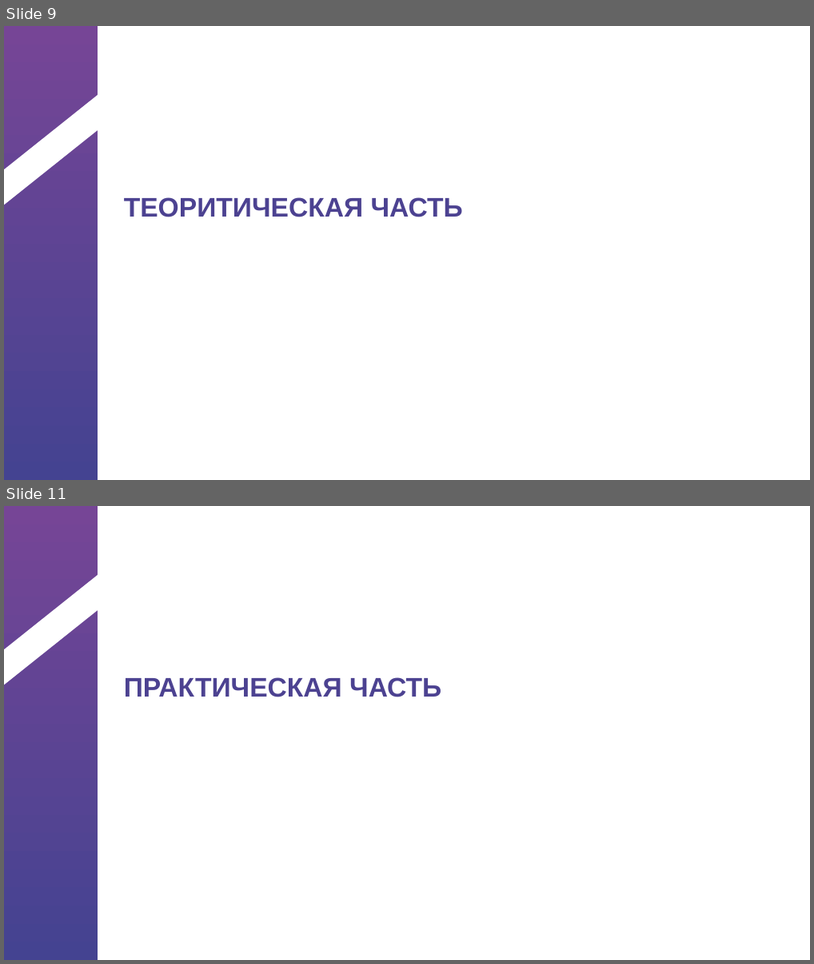
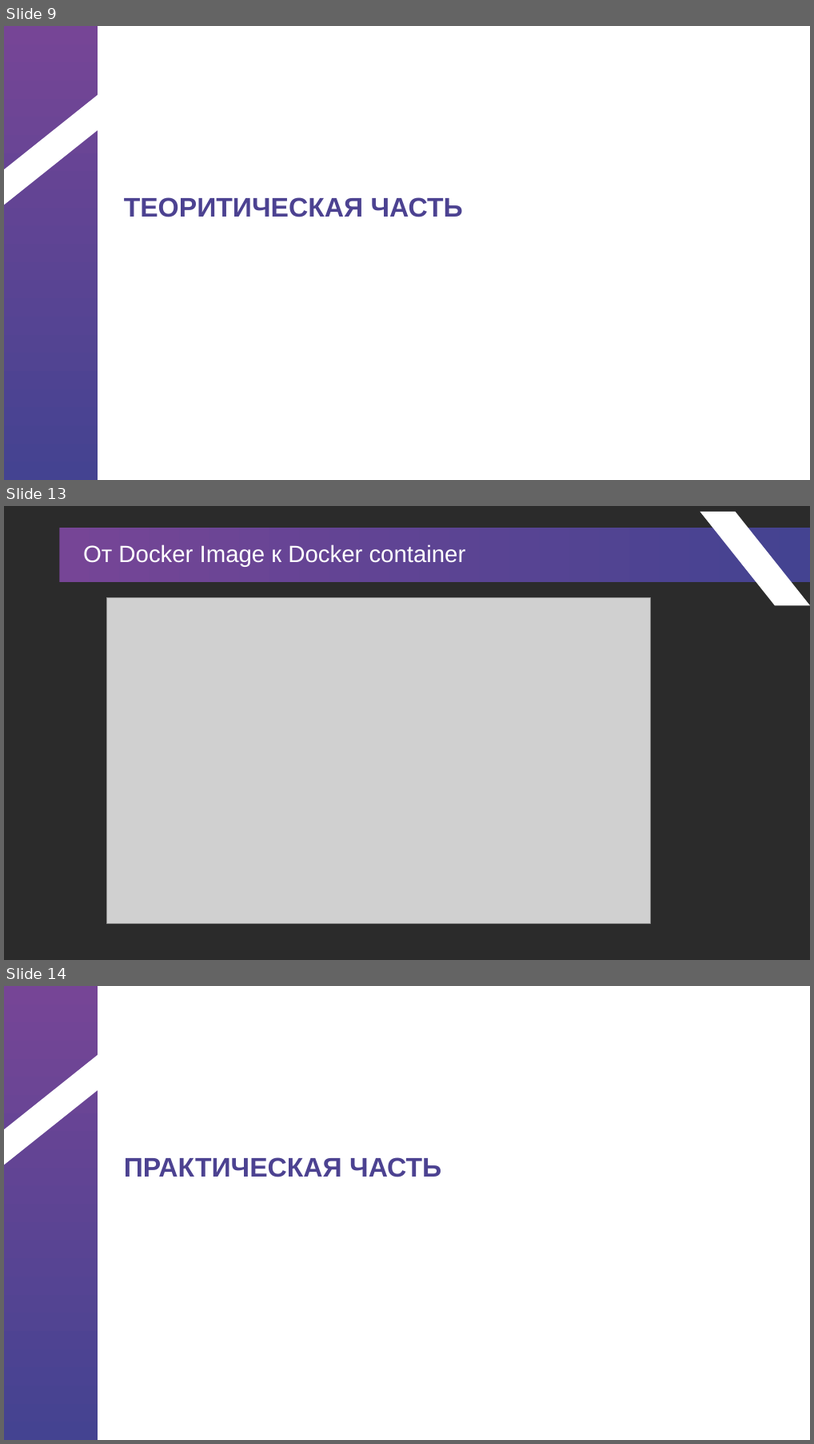
Before and after one commit to gepasgoy/IndividualProject, a slide deck: Шаблон презентации для защиты.pptx. Shown one above the other, each under a label of ours: slides 9 and 11 before the commit, slides 9, 13 and 14 after it; the slides between them are not shown. The pictures are 814x964 and 814x1444 pixels, drawn with LibreOffice and Linux fonts; fonts in the diff are those of the drawing; grey boxes stand for pictures; background and template pictures are left out; a plain dark background stands for a picture behind light text. Boxes give left, top, right and bottom in pixels: in the first picture for what was removed or moved away, otherwise in the second. Text is boxed around its words. In the diff, an @@ line names an element or a change of style, - is before the commit and + after.

```diff
--- a/Шаблон презентации для защиты.pptx
+++ b/Шаблон презентации для защиты.pptx
@@ slide 13 added at box(4, 506, 810, 960), background picture (left out) @@
@@ rectangle added at box(59, 528, 810, 582), fill gradient #764596 to #444391 @@
@@ parallelogram added at box(701, 506, 810, 623), fill #FFFFFF @@
@@ title added at box(83, 544, 466, 567), 28 pt, text #FFFFFF @@
+От Docker Image к Docker container
@@ picture added at box(107, 598, 650, 924) @@
@@ what was slide 11 is now slide 14 @@
```
Also in this commit, not shown: 1 slide changed, 4 other slides added, 1 slide removed, 2 other files.
